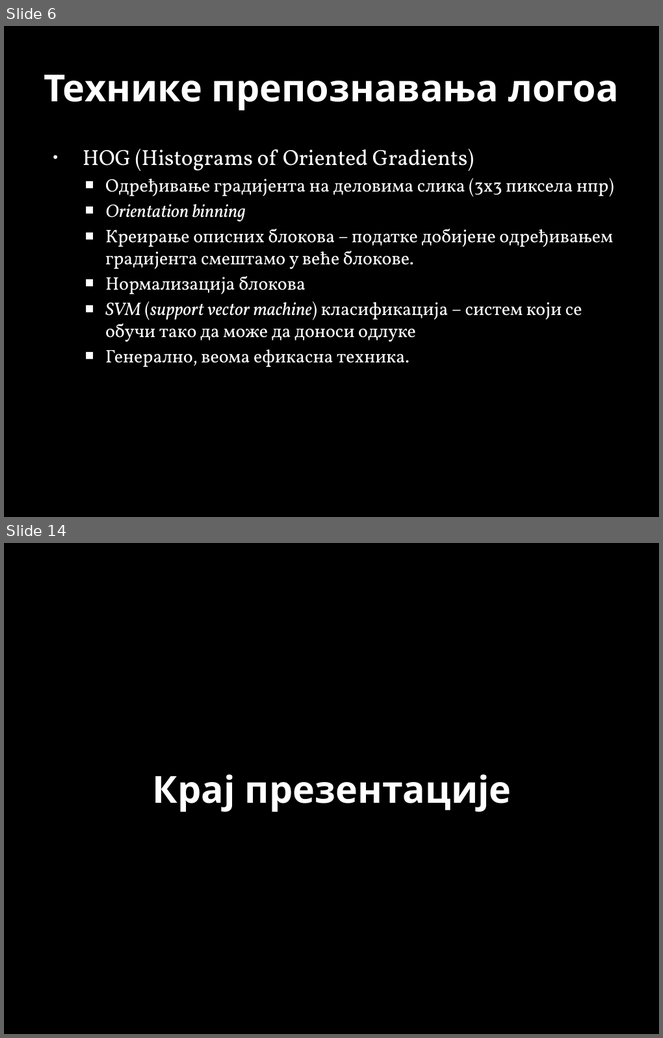
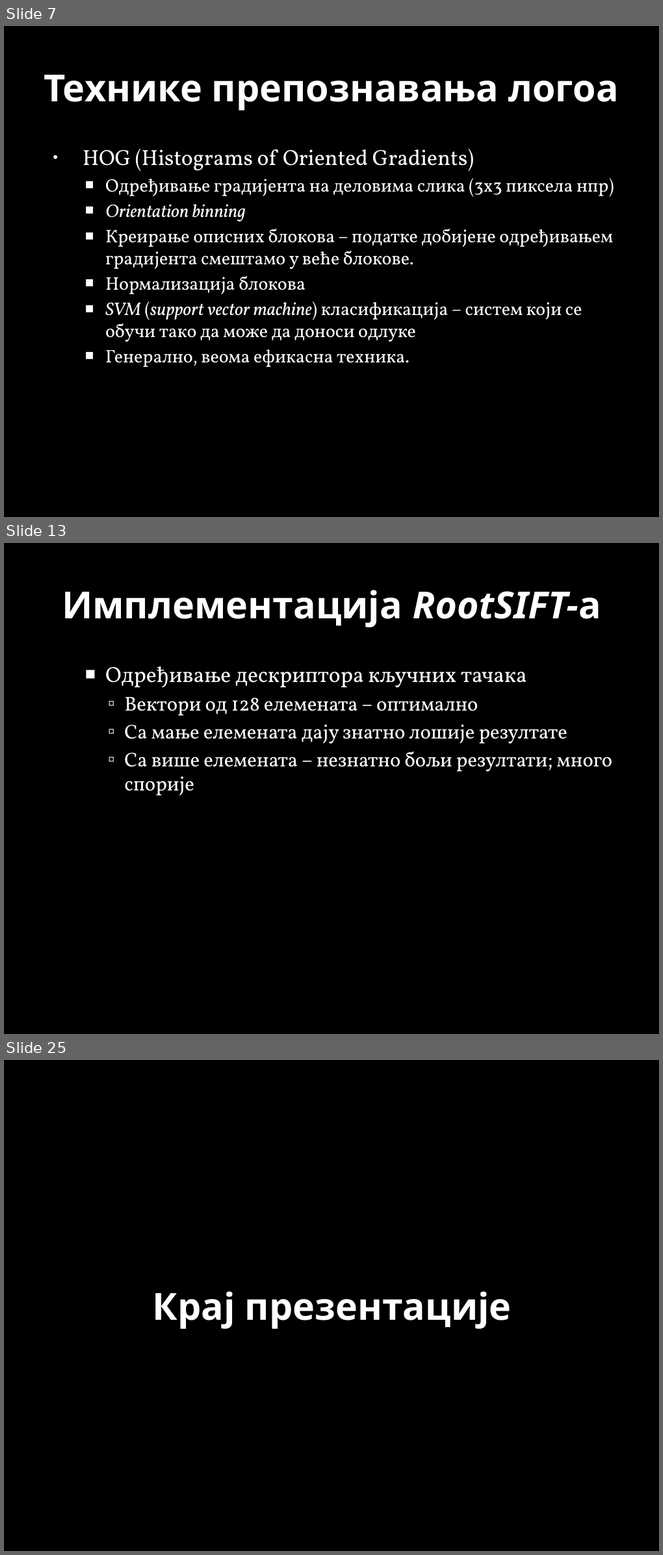
Before and after one commit to MarkoSavija/projekat_Soft_Computing, a slide deck: Car Logo Tracker.pptx. Shown one above the other, each under a label of ours: slides 6 and 14 before the commit, slides 7, 13 and 25 after it; the slides between them are not shown. The pictures are 663x1038 and 663x1555 pixels, drawn with LibreOffice and Linux fonts; fonts in the diff are those of the drawing; background and template pictures are left out. Boxes give left, top, right and bottom in pixels: in the first picture for what was removed or moved away, otherwise in the second. Text is boxed around its words. In the diff, an @@ line names an element or a change of style, - is before the commit and + after.

```diff
--- a/Car Logo Tracker.pptx
+++ b/Car Logo Tracker.pptx
@@ slide 13 added at (4, 543, 659, 1034), background picture (left out) @@
@@ title added at (62, 590, 601, 627), 41 pt, text #FFFFFF, bold @@
+Имплементација RootSIFT-a
@@ text added at (105, 667, 613, 796), 22 pt, text #FFFFFF @@
+  ■ Одређивање дескриптора кључних тачака
+    ▫ Вектори од 128 елемената – оптимално
+    ▫ Са мање елемената дају знатно лошије резултате
+    ▫ Са више елемената – незнатно бољи резултати; много спорије
@@ what was slide 6 is now slide 7 @@
@@ what was slide 14 is now slide 25 @@
```
Also in this commit, not shown: 6 slides changed, 13 other slides added, 3 slides removed, 12 other files.
